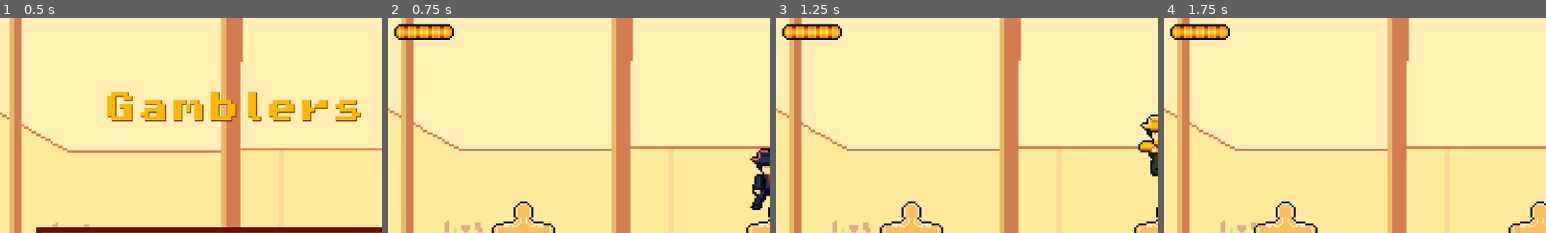
Above: before the commit, frames 1-4 (left to right).
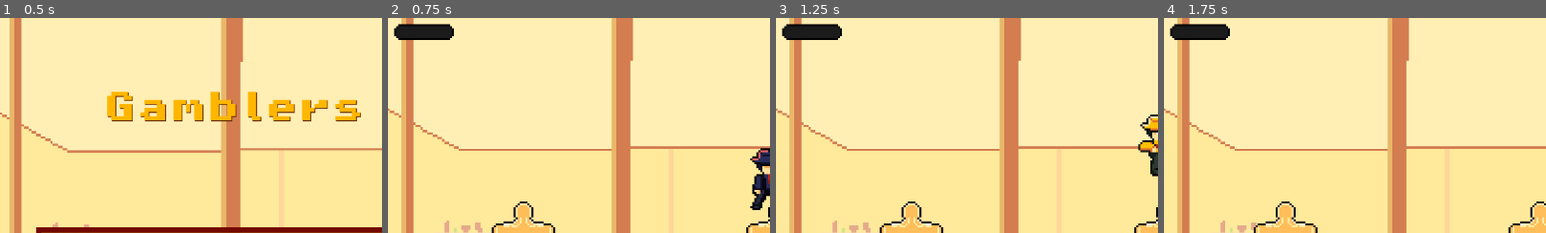
Above: after the commit, the same moments.

Repository: Ruilesser/GamePop
Game: Godot game, scene res://scenes/game/Start_Menu.tscn
Two runs of this game, one before a commit and one after it. Both use one fixed random seed, a clock stepped at 60 frames per second and the inputs below.
Inputs:
- Up to frame 1 (0.5 s): no input
- Up to frame 2 (0.75 s): click "Play Game!" at 0.5 s
- Up to frame 3 (1.25 s): no input
- Up to frame 4 (1.75 s): tap Enter (ui_accept) at 1.25, 1.52 s; hold Right (ui_right) from 1.28 s (still down)
The pictures show only the part of the screen within x 1-51%, y 1-51%; the shares and areas given below are measured in that part.

Frame 1 is identical in both runs. In frame 2, 0.8% of the frame differs, in the area x 2-17%, y 3-10%; in frame 3, 0.8%; in frame 4, 0.8%.

Commit message:
Fix health issue

Diff:
--- a/scenes/util/health/Health.gd
+++ b/scenes/util/health/Health.gd
@@ -1,20 +1,22 @@
 extends Node2D
 # This assumes that the parent has a AnimatedSprite2D node named "AnimatedSprite2D".
 
-@export var MaxHealth: int = 100
-var current_health: int = MaxHealth
+@export var MaxHealth: int
+var current_health: int
 
 @export var hp_bar: NodePath
 var hp_bar_script
 
 # Play the hurt animation.
 func _ready() -> void:
+	current_health = MaxHealth
 	if (hp_bar):
 		hp_bar_script = get_node(hp_bar)
 
 # Take damage from the player.
 func take_damage(damage: int) -> int:
 	current_health = max(0, current_health - damage)
+	print("Health: ", current_health)
 	return current_health
 
 # Heal the player.
